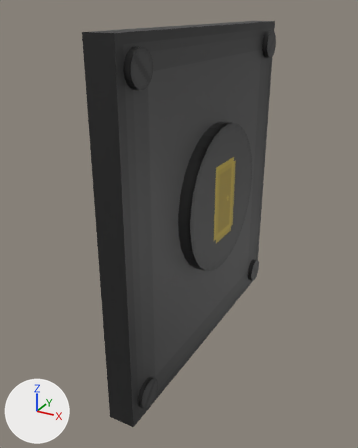
Two versions of the FBX model The Peanut Game/Assets/Facility Models/Door Button.fbx, one commit apart.
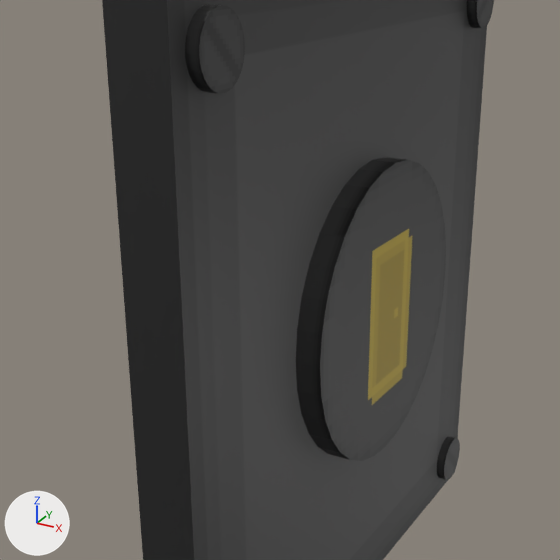
Each version is shown whole from a 50 mm camera at (0.771, -1.546, 1.967) aimed at (-0.033, -0.083, 1.236), then close up on the part from 9% to 86% of the width and 10% to 71% of the height. The axes (+X, +Y, +Z) are drawn at lower left. The lights are the same throughout. Where no turn or scale is listed for an object, it has been applied to the vertices.
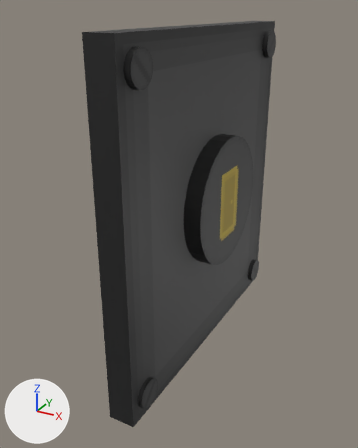
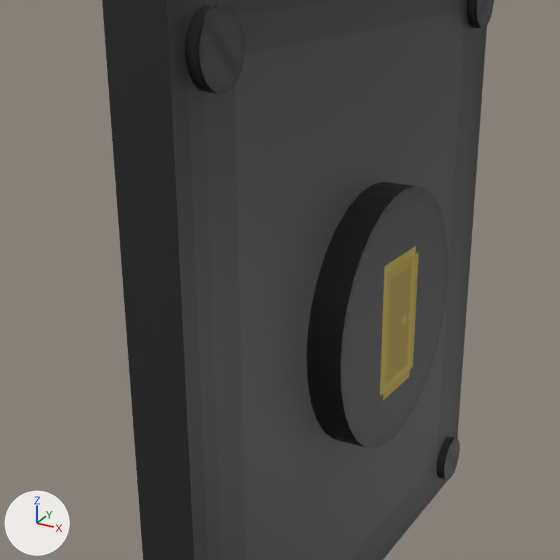
Commit message: Added the door button!

What differs and where, as boxes (x1, y1, x2, y2) in the close-ups (560 x 560 px):
'Cylinder.004', surface changed, moved, turned, rescaled (grey to black): before (296, 157, 446, 461); after (306, 182, 448, 448)

The change, as a list of edits to the scene's bpy script:
```text
Change me_cylinder_001:
    where me_cylinder_001.from_pydata(...)  # 64 vertices, 34 faces; spans x -100.0..100.0, y -100.0..100.0, z -100.0..100.0
    used by ob_cylinder_004; location = (0.051, 0.011, 1.329); rotation_euler = (1.571, 1.571, 0.0), in degrees (90, 90, 0); scale = (0.0027, 0.000531, 0.0027)
    me_cylinder_001 part 1: texture (UV) coordinates of 33 of 34 faces, centred in x -99.0..99.0, y 0.0..100.0, z -99.0..99.0, changed; they spanned u 0.0..1.0, v 0.01..1.0 and now span u 0.01..0.99, v 0.01..0.99
Change ob_cylinder_004:
    ob_cylinder_004.location: (0.051, 0.011, 1.329) -> (0.089, 0.013, 1.32)
    ob_cylinder_004.rotation_euler: (1.571, 1.571, 0.0) -> (0.0, -3.142, -1.571)  # degrees (90, 90, 0) -> degrees (0, -180, -90)
    ob_cylinder_004.scale: (0.0027, 0.000531, 0.0027) -> (0.00236, 0.000326, 0.00236)
```
